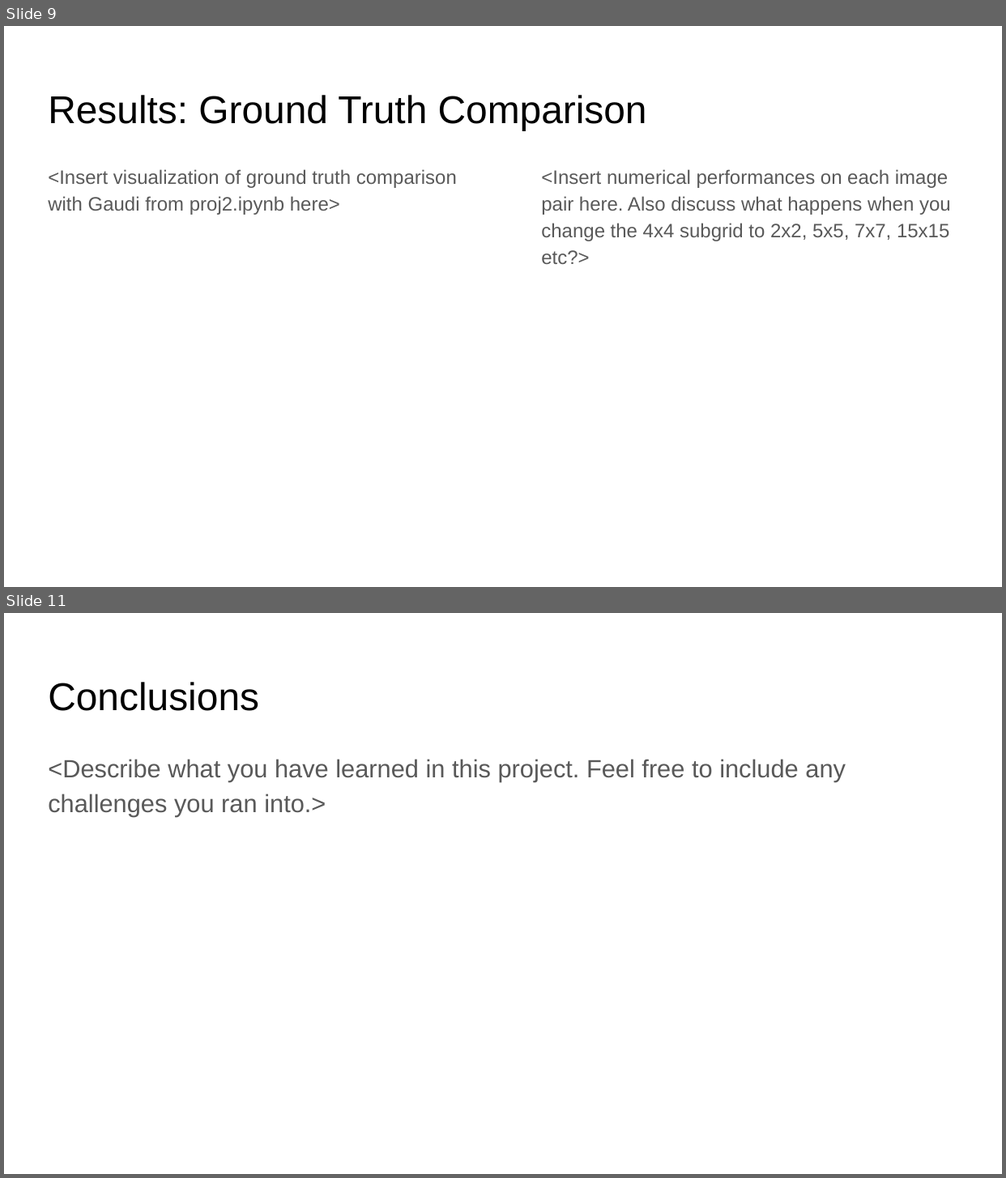
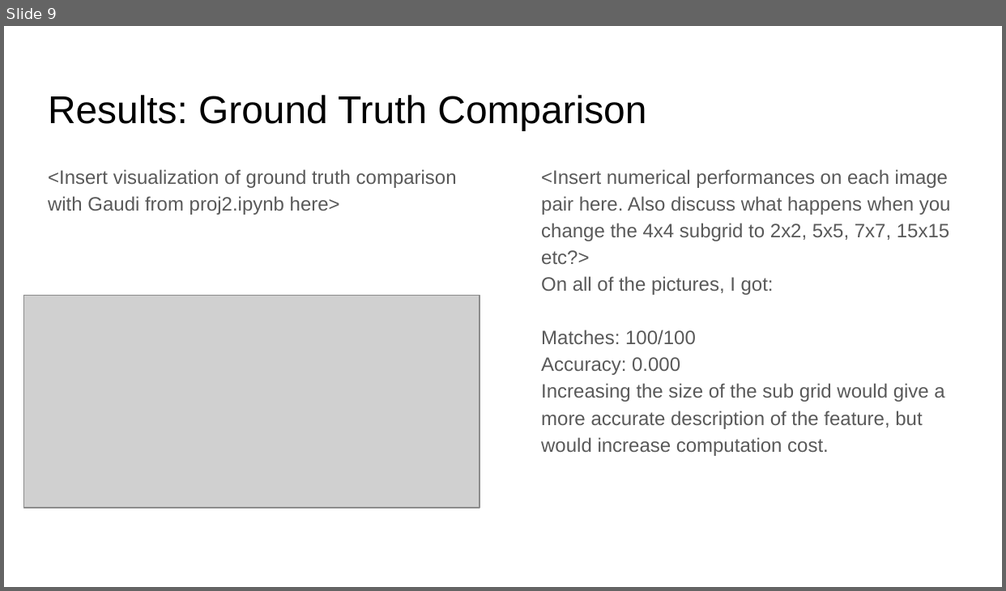
Before and after one commit to aten2001/Computer-Vision, a slide deck: computerVision/proj2_v3/report_template.pptx. Shown one above the other, each under a label of ours: slides 9 and 11 before the commit, slide 9 after it; the slides between them are not shown. The pictures are 1006x1178 and 1006x591 pixels, drawn with LibreOffice and Linux fonts; fonts in the diff are those of the drawing; grey boxes stand for pictures. Boxes give left, top, right and bottom in pixels: in the first picture for what was removed or moved away, otherwise in the second. Text is boxed around its words. In the diff, an @@ line names an element or a change of style, - is before the commit and + after.

```diff
--- a/computerVision/proj2_v3/report_template.pptx
+++ b/computerVision/proj2_v3/report_template.pptx
@@ slide 11 removed at <box>4,613,1002,1174</box>, background #FFFFFF @@
@@ title removed at <box>48,682,259,711</box> @@
-Conclusions
@@ text removed at <box>48,759,846,817</box> @@
-<Describe what you have learned in this project. Feel free to include any challenges you ran into.>
@@ slide 9 changed as well @@
@@ text at <box>541,276,944,456</box>: paragraphs added @@
+On all of the pictures, I got:
+Matches: 100/100
+Accuracy: 0.000
+Increasing the size of the sub grid would give a more accurate description of the feature, but would increase computation cost.
@@ picture added at <box>24,296,480,508</box> @@
```
Also in this commit, not shown: 8 other slides changed, 2 slides added, 1 other slide removed, 4 other files.
